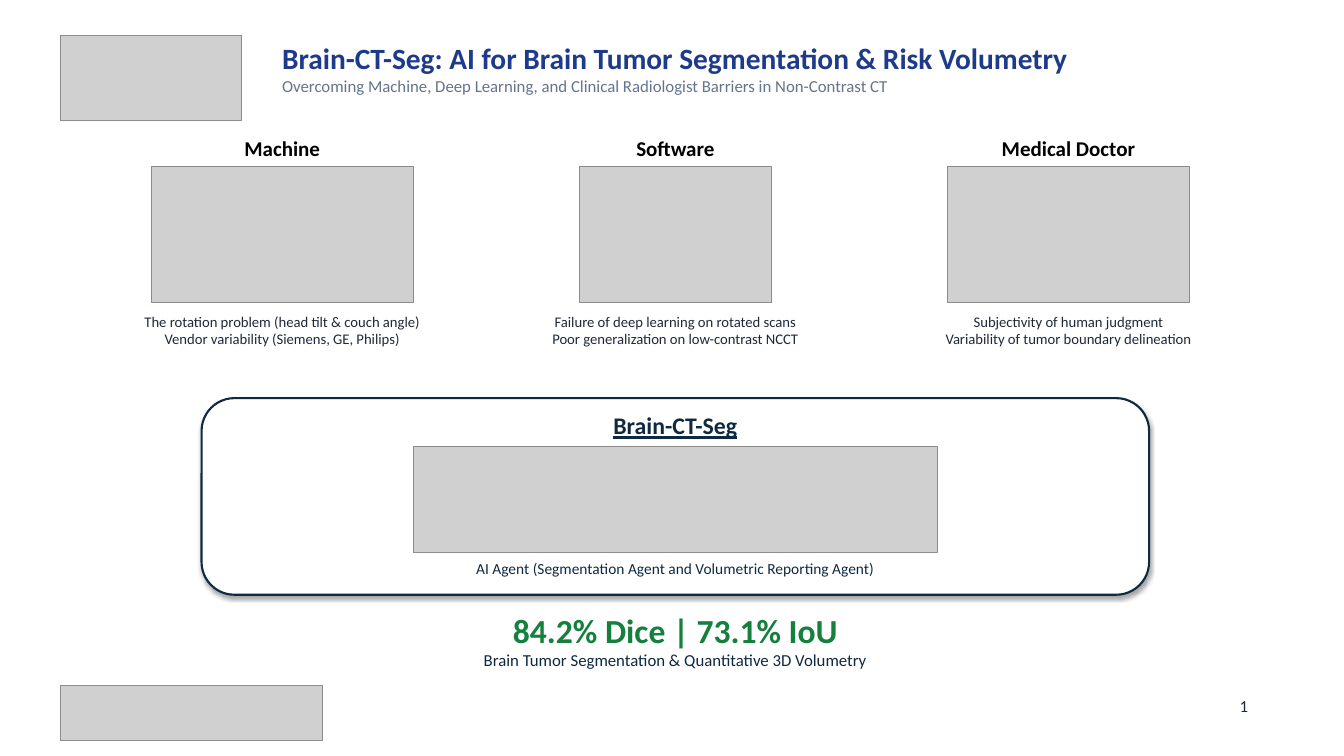
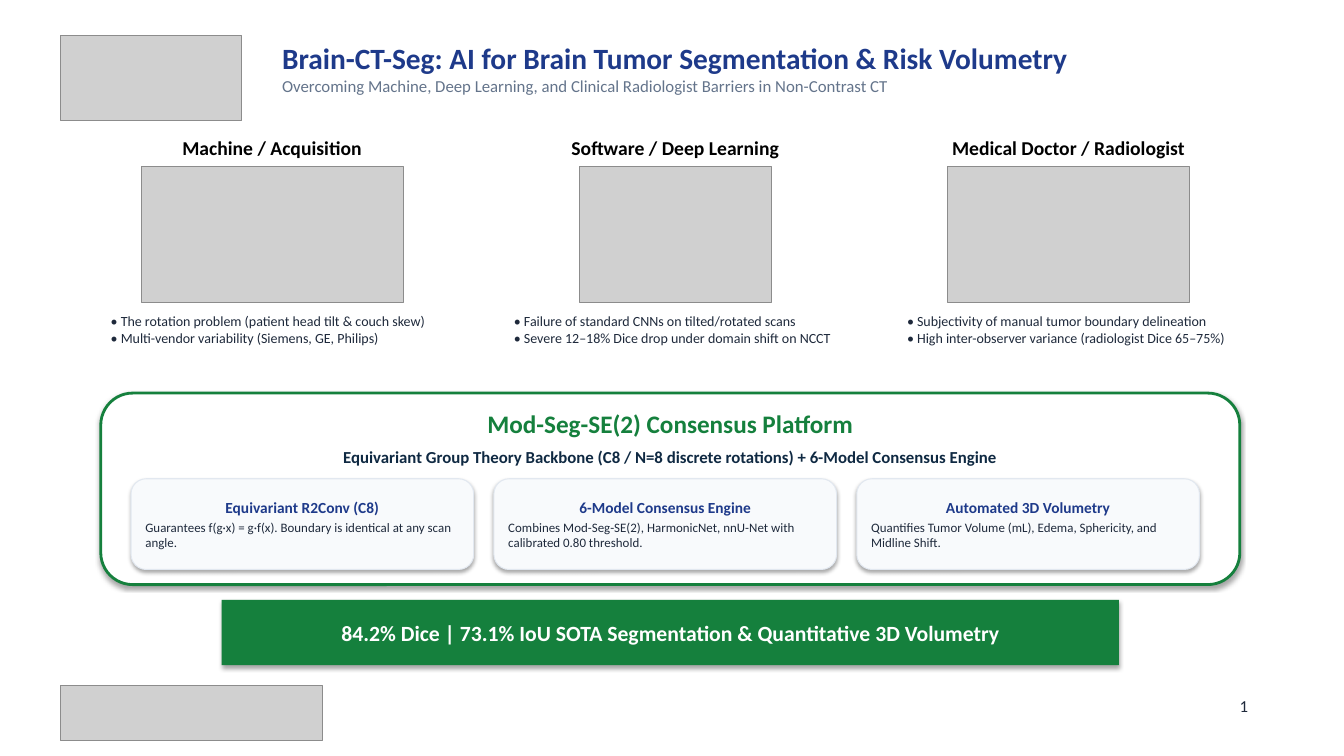
Before and after one commit to MuhammadAliffandy/brain-ctc-seg, a slide deck: slide 1 of Brain_CT_Seg_Client_Presentation.pptx. Drawn at 1344x756 pixels with LibreOffice and Linux fonts; fonts in the diff are those of the drawing; grey boxes stand for pictures. Boxes give left, top, right and bottom in pixels: in the first picture for what was removed or moved away, otherwise in the second. Text is boxed around its words. In the diff, an @@ line names an element or a change of style, - is before the commit and + after.

Commit message:
feat(presentation): finalize 4-slide deck with pure Brain-CT-Seg branding, real CT input/output scans, and complete architecture flow

```diff
--- a/Brain_CT_Seg_Client_Presentation.pptx
+++ b/Brain_CT_Seg_Client_Presentation.pptx
@@ text at [182,141,361,158]: text changed; size 15 to 14 pt @@
-Machine
+Machine / Acquisition
@@ text at [571,141,779,159]: text changed; size 15 to 14 pt @@
-Software
+Software / Deep Learning
@@ text at [952,141,1185,159]: text changed; size 15 to 14 pt @@
-Medical Doctor
+Medical Doctor / Radiologist
@@ picture: place and size @@
-picture at [151,166,413,302]
+picture at [141,166,403,302]
@@ text at [121,316,424,346]: text changed; size 10.5 to 10 pt @@
-The rotation problem (head tilt & couch angle)
-Vendor variability (Siemens, GE, Philips)
+• The rotation problem (patient head tilt & couch skew)
+• Multi-vendor variability (Siemens, GE, Philips)
@@ text at [524,316,831,345]: text changed; size 10.5 to 10 pt @@
-Failure of deep learning on rotated scans
-Poor generalization on low-contrast NCCT
+• Failure of standard CNNs on tilted/rotated scans
+• Severe 12–18% Dice drop under domain shift on NCCT
@@ text at [917,316,1224,346]: text changed; size 10.5 to 10 pt @@
-Subjectivity of human judgment
-Variability of tumor boundary delineation
+• Subjectivity of manual tumor boundary delineation
+• High inter-observer variance (radiologist Dice 65–75%)
@@ rounded rectangle: place and size @@
-rounded rectangle at [202,398,1149,595]
+rounded rectangle at [101,393,1240,585]
@@ rounded rectangle at [101,393,1240,585]: outline #0F2942 1.5 pt to #15803D 2 pt @@
@@ text at [487,414,852,438]: text changed; size 17 to 18 pt; text colour #0F2942 to #15803D @@
-Brain-CT-Seg
+Mod-Seg-SE(2) Consensus Platform
@@ picture removed at [413,447,938,553] @@
@@ rounded rectangle added at [131,479,474,570], fill #F8FAFC, outline #E2E8F0 0.75 pt, 9.2 pt, text #1E293B @@
+Equivariant R2Conv (C8)
+Guarantees f(g·x) = g·f(x). Boundary is identical at any scan angle.
@@ text added at [343,450,997,466], 12 pt, text #0F2942, bold @@
+Equivariant Group Theory Backbone (C8 / N=8 discrete rotations) + 6-Model Consensus Engine
@@ rounded rectangle added at [494,479,837,570], fill #F8FAFC, outline #E2E8F0 0.75 pt, 9.2 pt, text #1E293B @@
+6-Model Consensus Engine
+Combines Mod-Seg-SE(2), HarmonicNet, nnU-Net with calibrated 0.80 threshold.
@@ rounded rectangle added at [857,479,1200,570], fill #F8FAFC, outline #E2E8F0 0.75 pt, 9.2 pt, text #1E293B @@
+Automated 3D Volumetry
+Quantifies Tumor Volume (mL), Edema, Sphericity, and Midline Shift.
@@ text removed at [476,563,874,577] @@
-AI Agent (Segmentation Agent and Volumetric Reporting Agent)
@@ rectangle "84.2% Dice | 73.1% IoU ...": place and size @@
-rectangle "84.2% Dice | 73.1% IoU ..." at [484,619,866,669]
+rectangle "84.2% Dice | 73.1% IoU ..." at [222,600,1119,665]
@@ rectangle "84.2% Dice | 73.1% IoU ..." at [222,600,1119,665]: vertical alignment top to middle; fill none to #15803D; shadow on @@
@@ text in rectangle at [341,625,999,645]: text changed; size 12 to 15.5 pt; text colour #0F2942 to #FFFFFF; bold on @@
-84.2% Dice | 73.1% IoU
-Brain Tumor Segmentation & Quantitative 3D Volumetry
+84.2% Dice | 73.1% IoU SOTA Segmentation & Quantitative 3D Volumetry
```
Also in this commit, not shown: 2 other slides changed, 10 other files.
